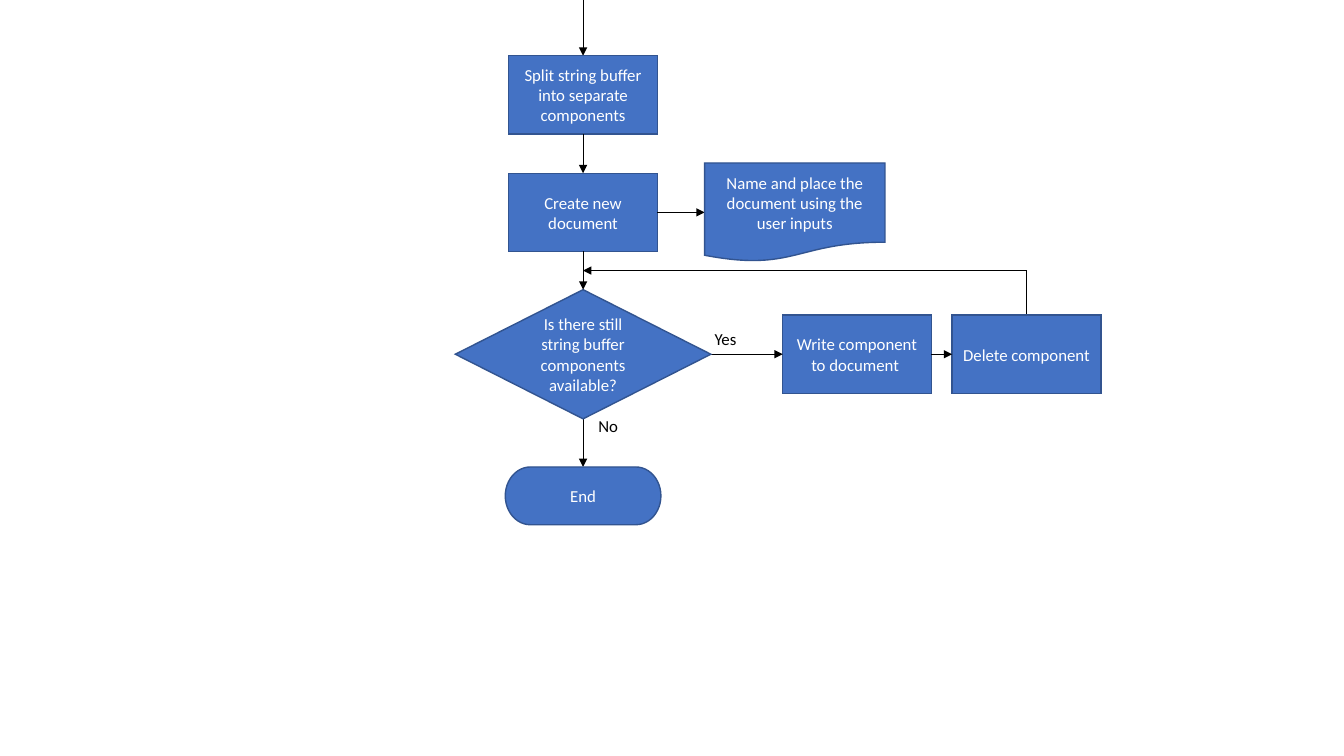
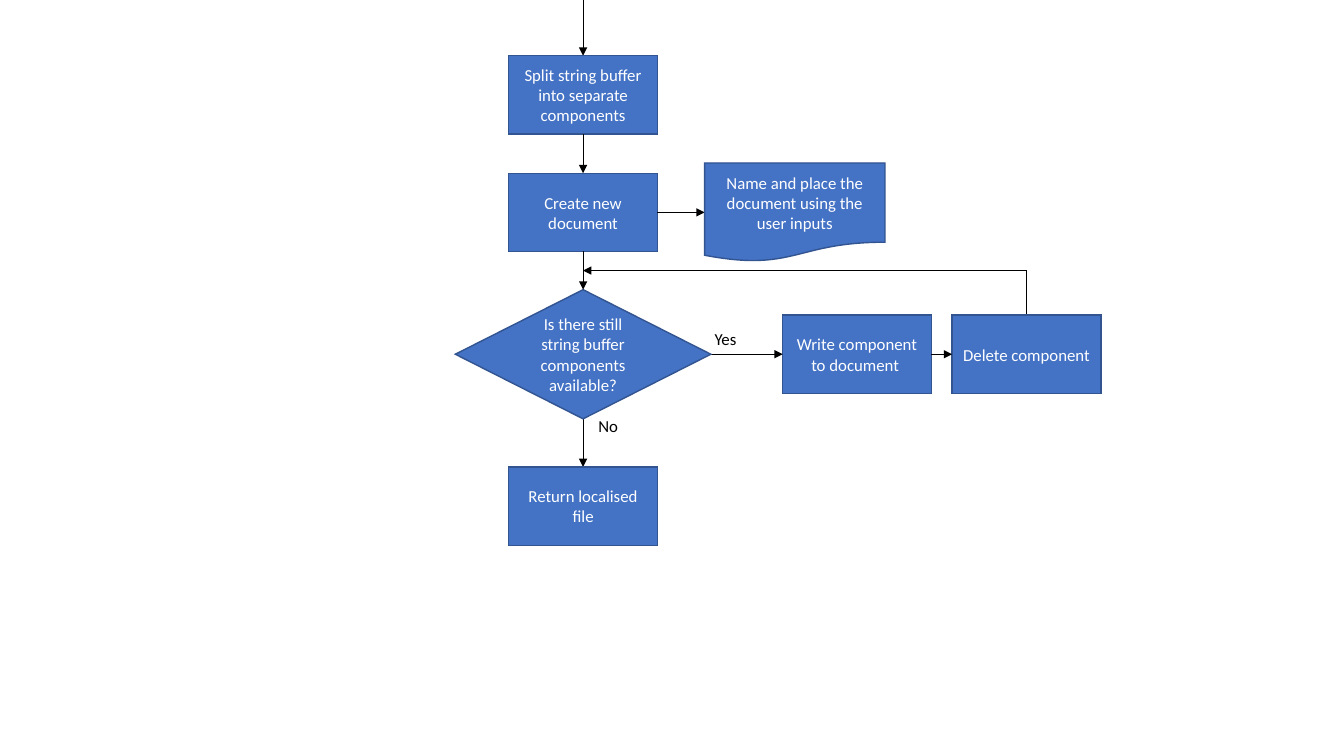
Before and after one commit to bmpernot/java-text-localiser, a slide deck: slide 6 of Flowchart.pptx (slide 4 before the commit). Drawn at 1344x756 pixels with LibreOffice and Linux fonts; fonts in the diff are those of the drawing. Boxes give left, top, right and bottom in pixels: in the first picture for what was removed or moved away, otherwise in the second. Text is boxed around its words. In the diff, an @@ line names an element or a change of style, - is before the commit and + after.

```diff
--- a/Flowchart.pptx
+++ b/Flowchart.pptx
@@ pill shape removed at [505, 467, 660, 524] @@
-End
@@ rectangle added at [509, 467, 658, 545], fill #4472C4, outline #325491 1 pt, 12 pt, text #FFFFFF @@
+Return localised file
```
Also in this commit, not shown: 1 other slide changed, 1 slide added, 2 other files.
